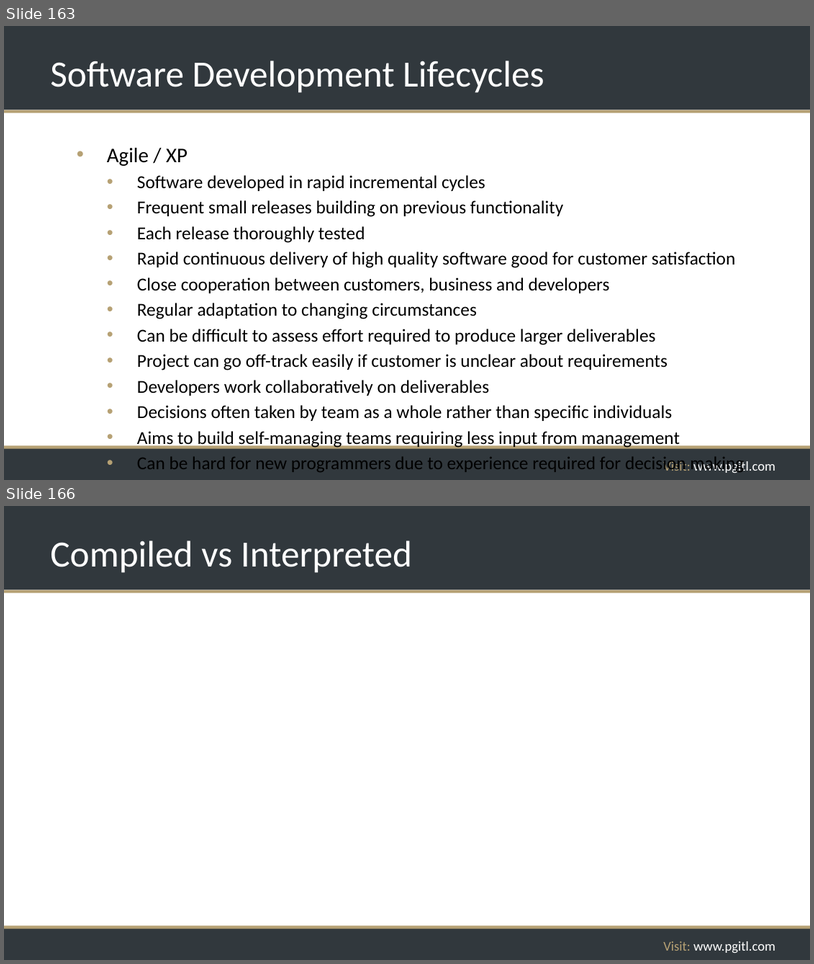
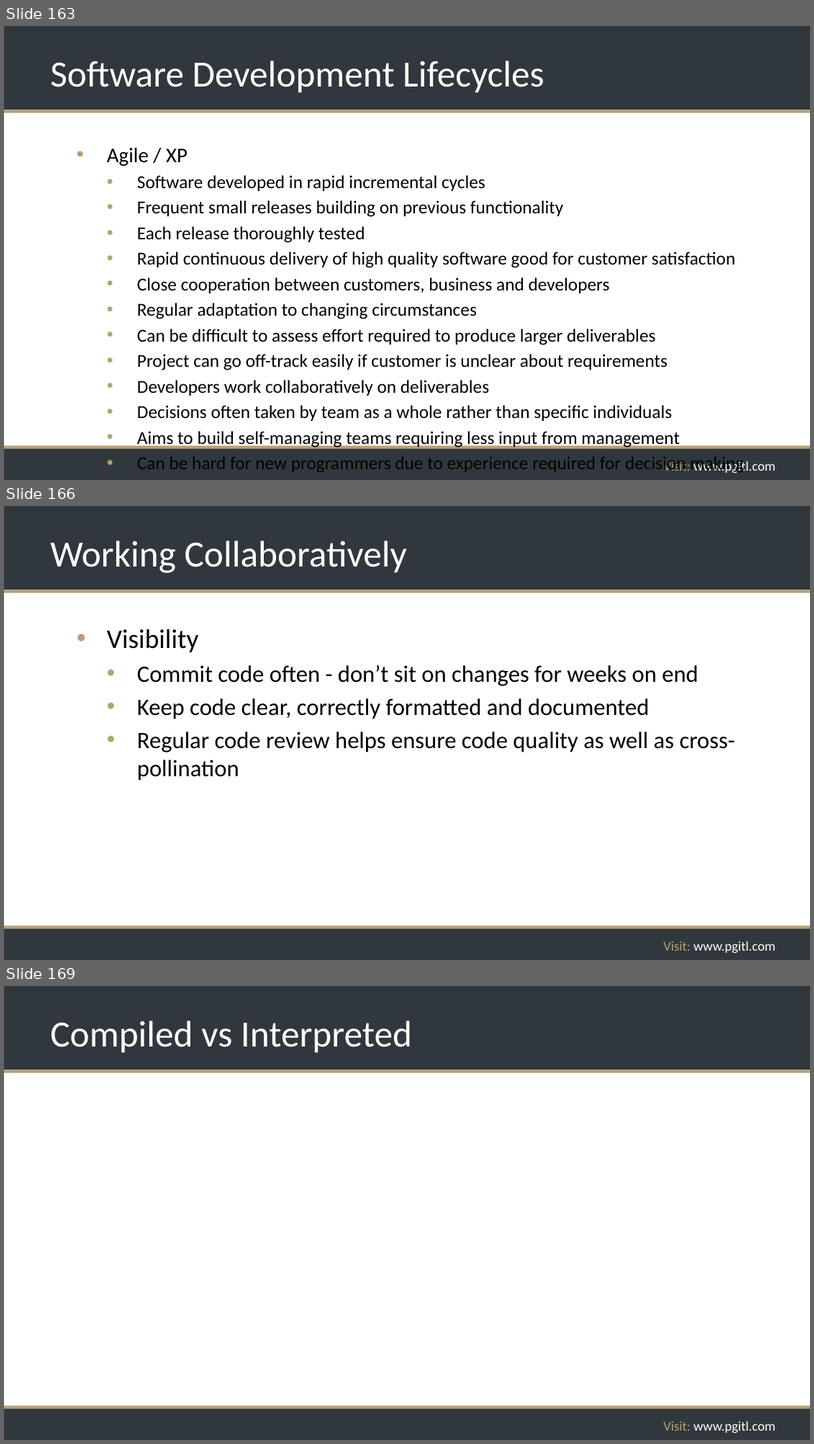
Before and after one commit to rikkouri/project-a, a slide deck: Programming Foundations.pptx. Shown one above the other, each under a label of ours: slides 163 and 166 before the commit, slides 163, 166 and 169 after it; the slides between them are not shown. The pictures are 814x964 and 814x1444 pixels, drawn with LibreOffice and Linux fonts; fonts in the diff are those of the drawing; background and template pictures are left out. Boxes give left, top, right and bottom in pixels: in the first picture for what was removed or moved away, otherwise in the second. Text is boxed around its words. In the diff, an @@ line names an element or a change of style, - is before the commit and + after.

Commit message:
Working Collaboratively and Good Coding Practises

```diff
--- a/Programming Foundations.pptx
+++ b/Programming Foundations.pptx
@@ slide 166 added at bbox=[4, 506, 810, 960], background #FFFFFF; not listed: 5 template elements that a slide beside it also shows @@
@@ title added at bbox=[50, 541, 407, 573], 44 pt, text #FFFFFF @@
+Working Collaboratively
@@ text added at bbox=[107, 629, 736, 780], 28 pt, text #000000 @@
+• Visibility
+  • Commit code often - don’t sit on changes for weeks on end
+  • Keep code clear, correctly formatted and documented
+  • Regular code review helps ensure code quality as well as cross-pollination
@@ what was slide 166 is now slide 169 @@
```
Also in this commit, not shown: 2 slides changed, 2 other slides added.
